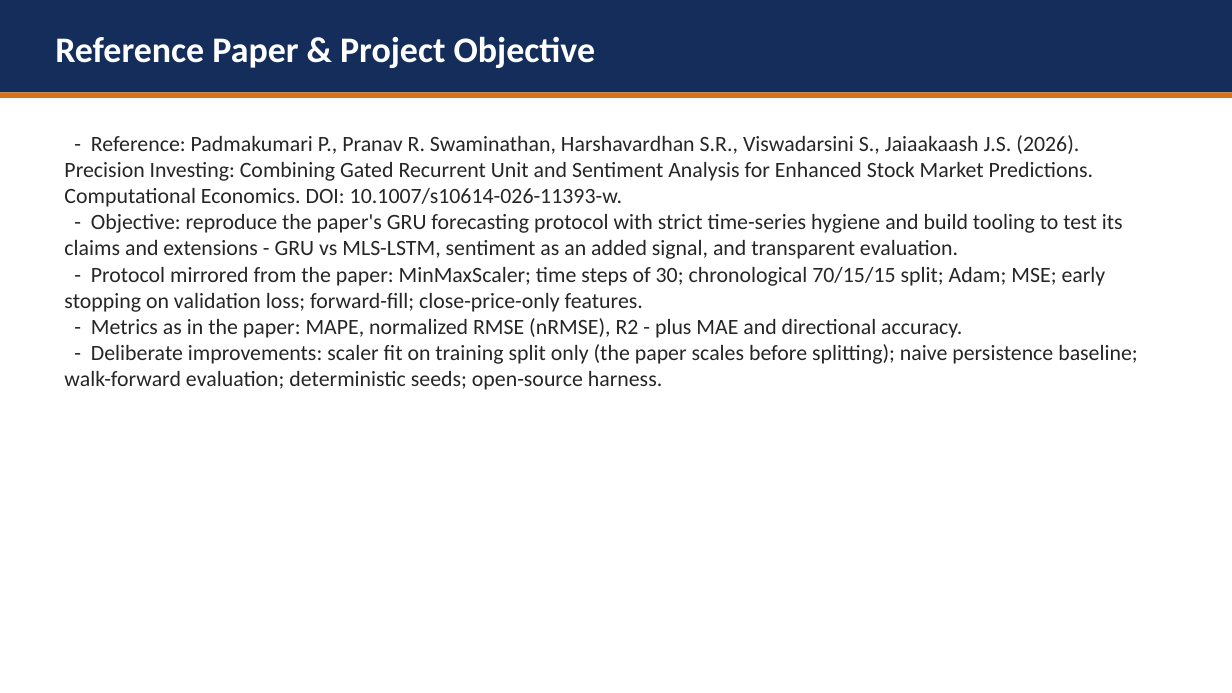
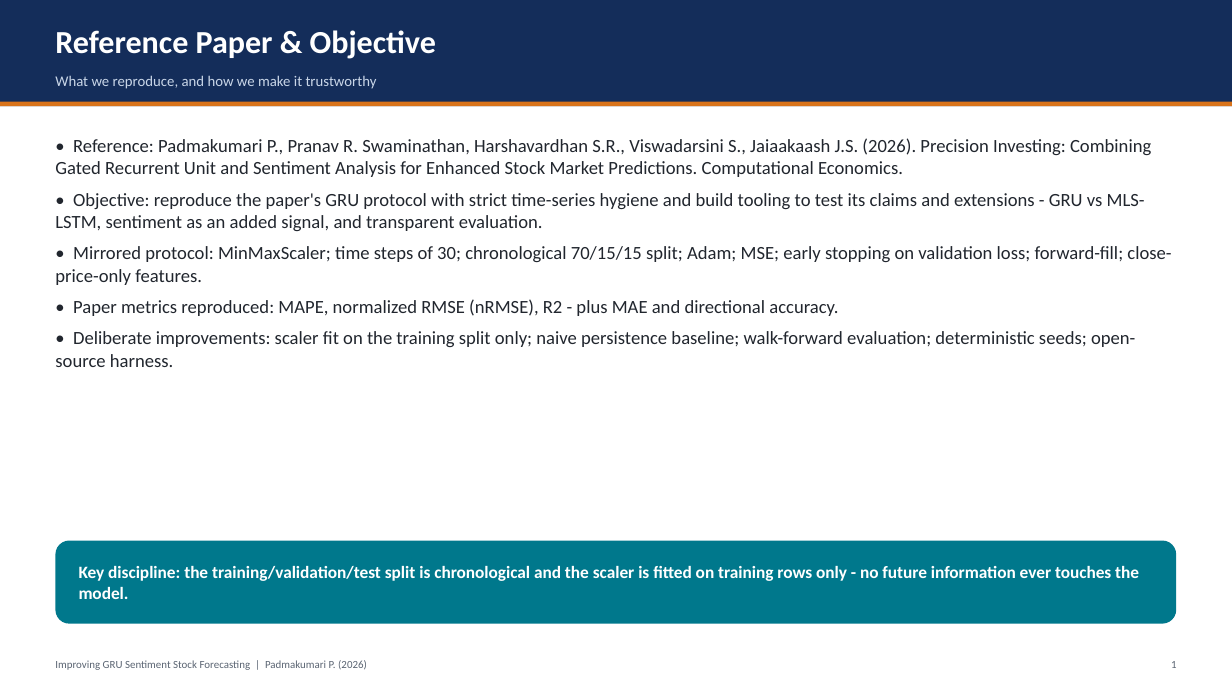
Before and after one commit to hudaifahwins/improving-gru-sentiment-stock-forecasting-padmakumari-maam, a slide deck: slide 2 of PROJECT_PRESENTATION.pptx. Drawn at 1232x693 pixels with LibreOffice and Linux fonts; fonts in the diff are those of the drawing. Boxes give left, top, right and bottom in pixels: in the first picture for what was removed or moved away, otherwise in the second. Text is boxed around its words. In the diff, an @@ line names an element or a change of style, - is before the commit and + after.

```diff
--- a/PROJECT_PRESENTATION.pptx
+++ b/PROJECT_PRESENTATION.pptx
@@ rectangle: place and size @@
-rectangle at (0,0,1232,92)
+rectangle at (0,0,1232,106)
@@ text at (55,30,436,59): text changed; size 28 to 25 pt @@
-Reference Paper & Project Objective
+Reference Paper & Objective
@@ text added at (55,75,377,89), 11.5 pt, text #C9D6E8 @@
+What we reproduce, and how we make it trustworthy
@@ rectangle: place and size @@
-rectangle at (0,92,1232,98)
+rectangle at (0,102,1232,106)
@@ text at (55,138,1171,367): text changed; size 17 to 14.5 pt; text colour #262626 to #21262E @@
-- Reference: Padmakumari P., Pranav R. Swaminathan, Harshavardhan S.R., Viswadarsini S., Jaiaakaash J.S. (2026). Precision Investing: Combining Gated Recurrent Unit and Sentiment Analysis for Enhanced Stock Market Predictions. Computational Economics. DOI: 10.1007/s10614-026-11393-w.
-- Objective: reproduce the paper's GRU forecasting protocol with strict time-series hygiene and build tooling to test its claims and extensions - GRU vs MLS-LSTM, sentiment as an added signal, and transparent evaluation.
-- Protocol mirrored from the paper: MinMaxScaler; time steps of 30; chronological 70/15/15 split; Adam; MSE; early stopping on validation loss; forward-fill; close-price-only features.
-- Metrics as in the paper: MAPE, normalized RMSE (nRMSE), R2 - plus MAE and directional accuracy.
-- Deliberate improvements: scaler fit on training split only (the paper scales before splitting); naive persistence baseline; walk-forward evaluation; deterministic seeds; open-source harness.
+• Reference: Padmakumari P., Pranav R. Swaminathan, Harshavardhan S.R., Viswadarsini S., Jaiaakaash J.S. (2026). Precision Investing: Combining Gated Recurrent Unit and Sentiment Analysis for Enhanced Stock Market Predictions. Computational Economics.
+• Objective: reproduce the paper's GRU protocol with strict time-series hygiene and build tooling to test its claims and extensions - GRU vs MLS-LSTM, sentiment as an added signal, and transparent evaluation.
+• Mirrored protocol: MinMaxScaler; time steps of 30; chronological 70/15/15 split; Adam; MSE; early stopping on validation loss; forward-fill; close-price-only features.
+• Paper metrics reproduced: MAPE, normalized RMSE (nRMSE), R2 - plus MAE and directional accuracy.
+• Deliberate improvements: scaler fit on the training split only; naive persistence baseline; walk-forward evaluation; deterministic seeds; open-source harness.
@@ rounded rectangle added at (55,541,1177,624), fill #00788C @@
@@ text added at (79,566,1139,599), 13.5 pt, text #FFFFFF, bold @@
+Key discipline: the training/validation/test split is chronological and the scaler is fitted on training rows only - no future information ever touches the model.
@@ text added at (55,660,367,670), 8.5 pt, text #5A6472 @@
+Improving GRU Sentiment Stock Forecasting | Padmakumari P. (2026)
@@ text added at (1171,661,1177,668), 8.5 pt, text #5A6472 @@
+1
```
Also in this commit, not shown: 11 other slides changed.
